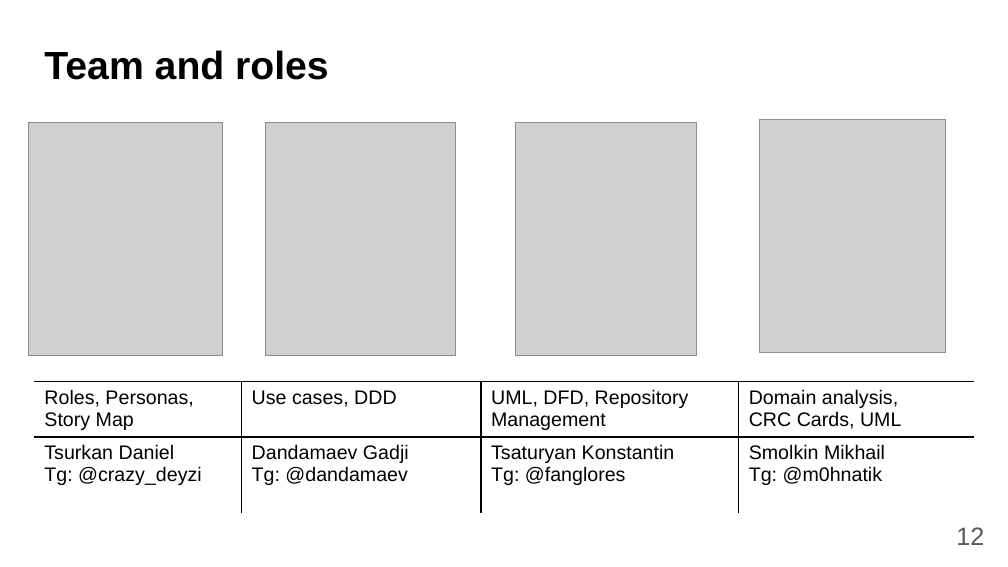
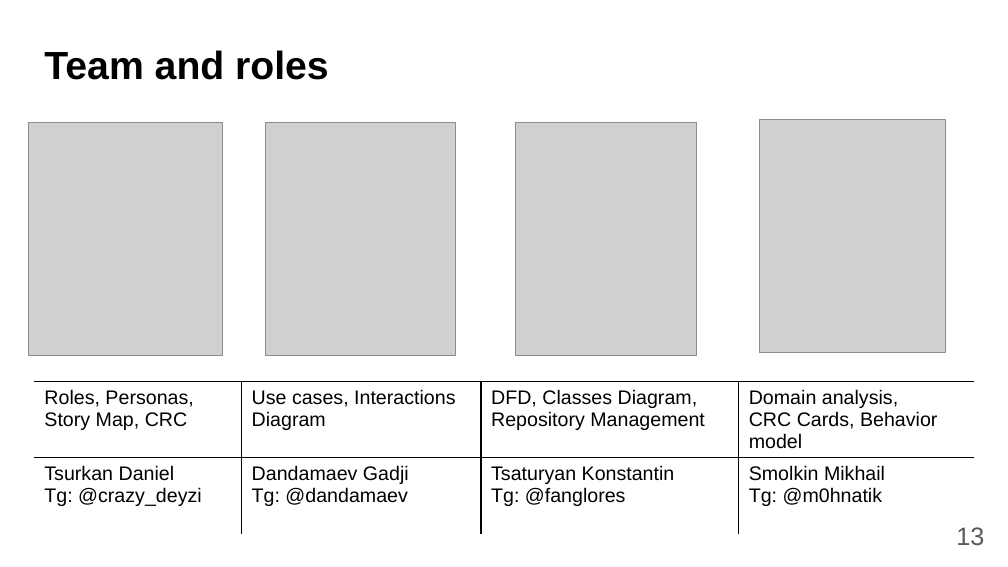
Before and after one commit to fanglores/Advanced-Software-Design, a slide deck: slide 13 of PracticeTasks/Final_Task/K8C_FinalTask1_(Task8).pptx (slide 12 before the commit). Drawn at 1008x567 pixels with LibreOffice and Linux fonts; fonts in the diff are those of the drawing; grey boxes stand for pictures. Boxes give left, top, right and bottom in pixels: in the first picture for what was removed or moved away, otherwise in the second. Text is boxed around its words. In the diff, an @@ line names an element or a change of style, - is before the commit and + after.

```diff
--- a/PracticeTasks/Final_Task/K8C_FinalTask1_(Task8).pptx
+++ b/PracticeTasks/Final_Task/K8C_FinalTask1_(Task8).pptx
@@ table at bbox=[34, 381, 975, 542] @@
-row 1: Roles, Personas, / Story Map | Use cases, DDD | UML, DFD, Repository Management | Domain analysis, / CRC Cards, UML
+row 1: Roles, Personas, / Story Map, CRC | Use cases, Interactions Diagram | DFD, Classes Diagram, Repository Management | Domain analysis, / CRC Cards, Behavior model
@@ page number at bbox=[956, 527, 984, 545]: text changed @@
-12
+13
```
Also in this commit, not shown: 4 other slides changed, 4 slides added, 2 slides removed, 1 other file.
